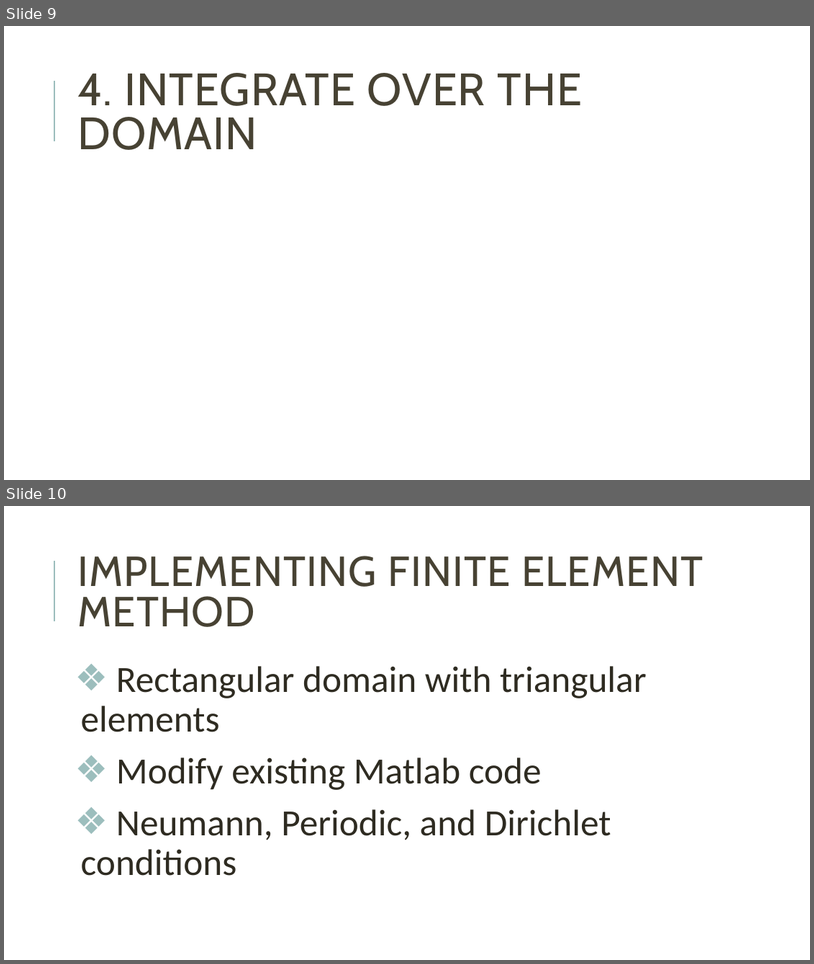
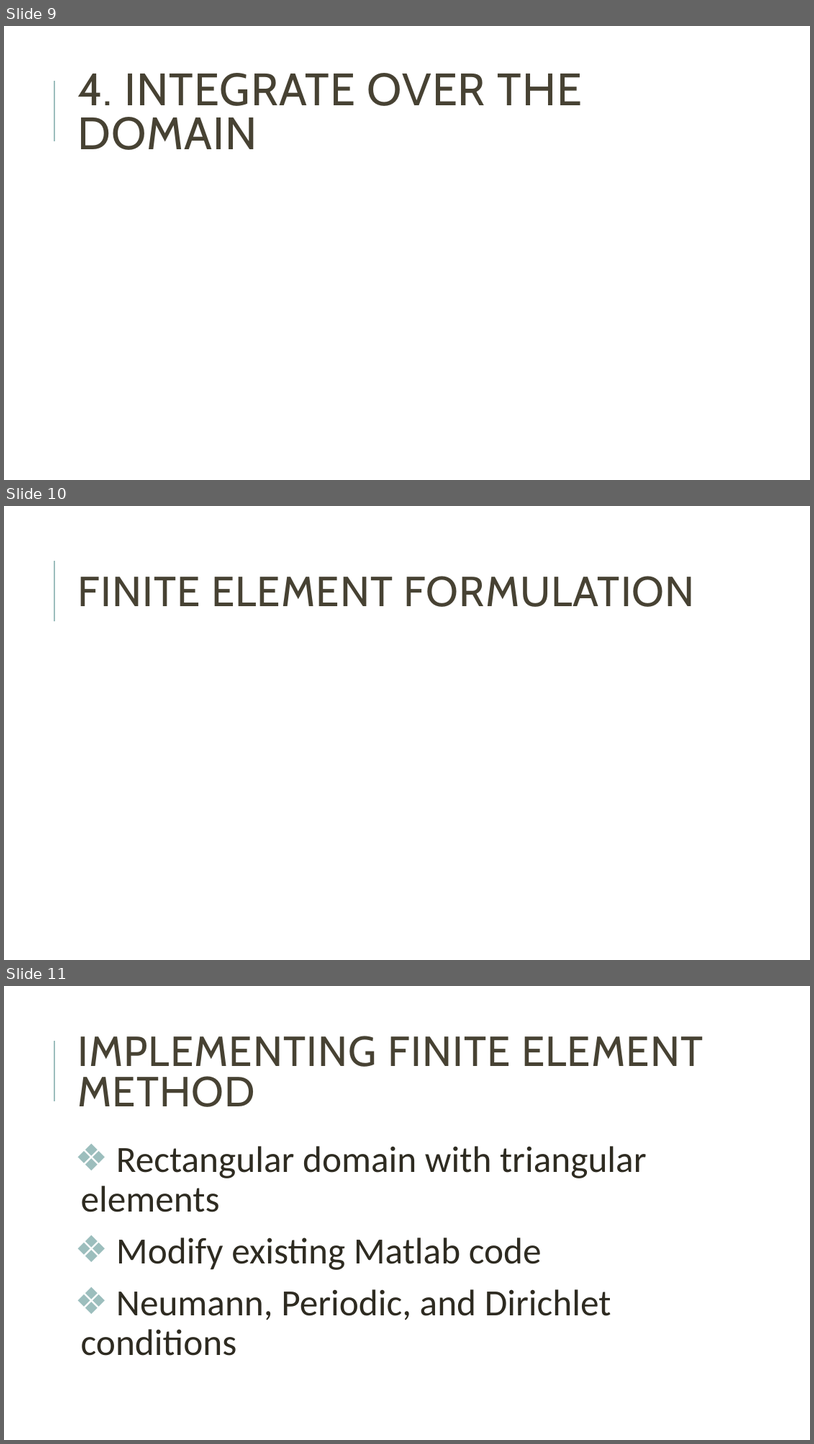
Before and after one commit to mblai35/Phase-FieldModelingFEM, a slide deck: PFMFEM.pptx. Shown one above the other, each under a label of ours: slides 9 and 10 before the commit, slides 9, 10 and 11 after it. The pictures are 814x964 and 814x1444 pixels, drawn with LibreOffice and Linux fonts; fonts in the diff are those of the drawing; grey boxes stand for pictures. Boxes give left, top, right and bottom in pixels: in the first picture for what was removed or moved away, otherwise in the second. Text is boxed around its words. In the diff, an @@ line names an element or a change of style, - is before the commit and + after.

```diff
--- a/PFMFEM.pptx
+++ b/PFMFEM.pptx
@@ slide 10 added at <box>4,506,810,960</box>, background #FFFFFF; not listed: 1 template element that a slide beside it also shows @@
@@ title added at <box>77,576,695,607</box>, 50 pt, text #474233 @@
+FINITE ELEMENT FORMULATION
@@ what was slide 10 is now slide 11 @@
```
Also in this commit, not shown: 4 slides changed.
